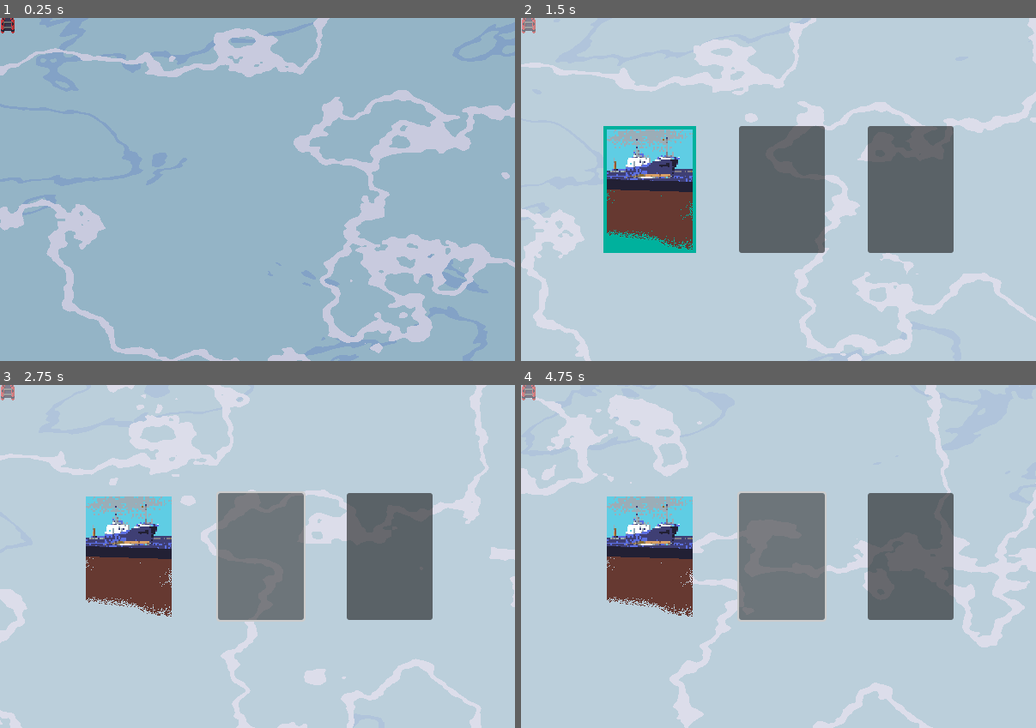
Above: before the commit, frames 1-4 (two rows, left to right).
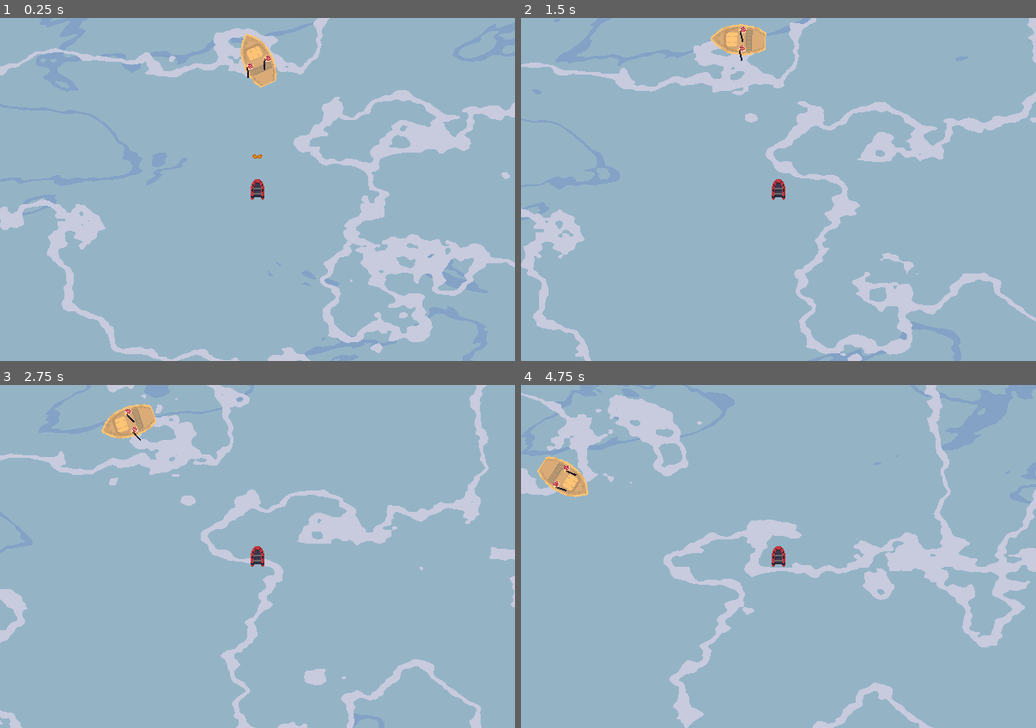
Above: after the commit, the same moments.

Repository: andr462c/Pirates
Game: Godot game, scene res://objects/scenes/main.tscn
Two runs of this game, one before a commit and one after it. Both use one fixed random seed, a clock stepped at 60 frames per second and the inputs below. Before the commit the project starts from res://asger_test_scene.tscn. The engine's default icon, where the game draws it, is replaced by a stand-in: a white triangle on a blue panel in a dark square.
Inputs (mouse positions are in pixels of both pictures, inside the frame that each line leads up to):
- Up to frame 1 (0.25 s): no input
- Up to frame 2 (1.5 s): tap Enter (ui_accept) at 0.5, 0.6 s; tap Space (key_jump) at 0.77 s; click (649, 189) at 1.27 s
- Up to frame 3 (2.75 s): click (262, 556) at 2.02 s
- Up to frame 4 (4.75 s): click (912, 556) at 2.77 s; click (649, 556) at 3.52 s; click (783, 556) at 4.27 s

The runs differ from the first frame. In frame 1, 1.0% of the frame differs, in the area x 0-54%, y 0-53%; in frame 2, 92%; in frame 3, 93%, in the area x 0-100%, y 0-100%; in frame 4, 92%.

Commit message:
Water selection stuff

Diff:
--- /dev/null
+++ b/frank_test_scene.tscn
@@ -0,0 +1,19 @@
+[gd_scene load_steps=4 format=3 uid="uid://grdohwr1k3aw"]
+
+[ext_resource type="PackedScene" uid="uid://b7y3wycwnie7d" path="res://objects/playerboat.tscn" id="1_bi0e7"]
+[ext_resource type="PackedScene" uid="uid://c2ci8t6m6d6ne" path="res://objects/enemies/fishing_boat.tscn" id="2_03v2g"]
+[ext_resource type="PackedScene" uid="uid://c80ewlusa1n44" path="res://objects/background.tscn" id="3_x6und"]
+
+[node name="FrankTestScene" type="Node2D"]
+position = Vector2(1, 1)
+
+[node name="Enemy" parent="." instance=ExtResource("2_03v2g")]
+
+[node name="Players" type="Node2D" parent="."]
+
+[node name="Playerboat" parent="Players" instance=ExtResource("1_bi0e7")]
+position = Vector2(84, 178)
+
+[node name="Background" parent="." instance=ExtResource("3_x6und")]
+z_index = -10
+z_as_relative = false
--- a/objects/bullets/normal_bullet.gd
+++ b/objects/bullets/normal_bullet.gd
@@ -26,6 +26,7 @@
 
 
 func _on_body_entered(body):
+	print("Hit something ", body)
 	if body.has_method("take_damage"):
 		body.take_damage(damage)
 	queue_free()
--- a/objects/enemies/fishing_boat.gd
+++ b/objects/enemies/fishing_boat.gd
@@ -1,8 +1,7 @@
 extends Node2D
 
-@onready var enemy_movement = $RigidBody2D/EnemyMovement
-@onready var rigid_body = $RigidBody2D
-@export var health = 100
+@onready var enemy_movement = $EnemyMovement
+@export var health = 1
 
 # Called when the node enters the scene tree for the first time.
 func _ready() -> void:
@@ -12,10 +11,11 @@
 
 # Called every frame. 'delta' is the elapsed time since the previous frame.
 func _physics_process(delta: float) -> void:
-	enemy_movement.apply_movement(delta, rigid_body)
+	enemy_movement.apply_movement(delta, self)
 
 
 func take_damage(damage: float):
+	print("Enemy taking damage")
 	health -= damage
 	if health <= 0:
 		queue_free()
--- a/objects/enemies/fishing_boat.tscn
+++ b/objects/enemies/fishing_boat.tscn
@@ -8,26 +8,24 @@
 [sub_resource type="RectangleShape2D" id="RectangleShape2D_q0smk"]
 size = Vector2(35.5107, 64.0082)
 
-[node name="Enemy" type="Node2D"]
-script = ExtResource("1_onowu")
-
-[node name="RigidBody2D" type="RigidBody2D" parent="."]
+[node name="FishingBoat" type="RigidBody2D"]
 skew = 0.015959
 mass = 500.0
 linear_damp = 1.0
 angular_damp = 2.0
+script = ExtResource("1_onowu")
 
-[node name="CollisionShape2D" type="CollisionShape2D" parent="RigidBody2D"]
+[node name="CollisionShape2D" type="CollisionShape2D" parent="."]
 position = Vector2(0.244633, 0)
 shape = SubResource("RectangleShape2D_q0smk")
 
-[node name="Sprite2D" type="Sprite2D" parent="RigidBody2D"]
+[node name="Sprite2D" type="Sprite2D" parent="."]
 texture = ExtResource("2_rqmib")
 
-[node name="Fisherman" parent="RigidBody2D/Sprite2D" instance=ExtResource("3_6n3r5")]
+[node name="Fisherman" parent="Sprite2D" instance=ExtResource("3_6n3r5")]
 position = Vector2(-11.2386, 4.55334)
 
-[node name="Fisherman2" parent="RigidBody2D/Sprite2D" instance=ExtResource("3_6n3r5")]
+[node name="Fisherman2" parent="Sprite2D" instance=ExtResource("3_6n3r5")]
 position = Vector2(11.111, 4.55334)
 
-[node name="EnemyMovement" parent="RigidBody2D" instance=ExtResource("4_lwue5")]
+[node name="EnemyMovement" parent="." instance=ExtResource("4_lwue5")]
--- /dev/null
+++ b/objects/scenes/card_selection_water.gd
@@ -0,0 +1,74 @@
+extends Node2D
+
+var item_index = -1
+var items = []
+
+@onready
+var power_up_sound = $PowerUpSound
+@onready
+var switch_sound = $UiSwitchSound
+@onready
+var outline = $Card1/Outline
+
+# Called when the node enters the scene tree for the first time.
+func _ready() -> void:
+	visible = false
+
+
+func show_cards():
+	visible = true
+	$Card1/Area2D.monitoring = true
+	$Card2/Area2D.monitoring = true
+	$Card3/Area2D.monitoring = true
+
+# Called every frame. 'delta' is the elapsed time since the previous frame.
+func _process(delta: float) -> void:
+	if Input.is_action_just_pressed("ui_accept"):
+		confirm_selection()
+
+
+func _card1_entered(body: Node2D) -> void:
+	if item_index != 0:
+		switch_sound.play()
+	item_index = 0
+	$Card1/Outline.visible = true
+	$Card2/Outline.visible = false
+	$Card3/Outline.visible = false
+
+
+func _card2_entered(body: Node2D) -> void:
+	if item_index != 1:
+		switch_sound.play()
+	item_index = 1
+	$Card1/Outline.visible = false
+	$Card2/Outline.visible = true
+	$Card3/Outline.visible = false
+
+
+func _card3_entered(body: Node2D) -> void:
+	if item_index != 2:
+		switch_sound.play()
+	item_index = 2
+	$Card1/Outline.visible = false
+	$Card2/Outline.visible = false
+	$Card3/Outline.visible = true
+
+
+func _card_left(bodt: Node2D) -> void:
+	pass
+
+
+func confirm_selection():
+	if item_index == -1:
+		return
+
+	print("Selected: ", item_index)
+	power_up_sound.play()
+	visible = false
+	$Card1/Area2D.monitoring = false
+	$Card2/Area2D.monitoring = false
+	$Card3/Area2D.monitoring = false
+
+	var controller = get_node("../Controller")
+	controller.level += 1
+	controller.construct_enemies()
--- /dev/null
+++ b/objects/scenes/card_selection_water.tscn
@@ -0,0 +1,78 @@
+[gd_scene load_steps=7 format=3 uid="uid://dgbv0cnuwksl"]
+
+[ext_resource type="Script" path="res://objects/scenes/card_selection_water.gd" id="1_akldy"]
+[ext_resource type="Texture2D" uid="uid://dl5v5ndehpi6l" path="res://assets/cards/CardTestShip.png" id="1_qwli6"]
+[ext_resource type="Texture2D" uid="uid://cmamwrahhoykx" path="res://icon.svg" id="3_lmgsb"]
+[ext_resource type="PackedScene" uid="uid://b8jys3ki7r73p" path="res://objects/sounds/ui_switch_sound.tscn" id="4_fqubh"]
+[ext_resource type="PackedScene" uid="uid://dv4ex63y5roms" path="res://objects/sounds/power_up.tscn" id="5_rhv75"]
+
+[sub_resource type="RectangleShape2D" id="RectangleShape2D_8sq51"]
+size = Vector2(100, 140)
+
+[node name="CardSelectionWater" type="Node2D"]
+visible = false
+script = ExtResource("1_akldy")
+
+[node name="Card1" type="Node2D" parent="."]
+
+[node name="Sprite2D" type="Sprite2D" parent="Card1"]
+texture = ExtResource("1_qwli6")
+
+[node name="Area2D" type="Area2D" parent="Card1"]
+monitoring = false
+
+[node name="CollisionShape2D" type="CollisionShape2D" parent="Card1/Area2D"]
+shape = SubResource("RectangleShape2D_8sq51")
+
+[node name="Outline" type="Sprite2D" parent="Card1"]
+visible = false
+z_index = -1
+z_as_relative = false
+texture = ExtResource("3_lmgsb")
+
+[node name="Card2" type="Node2D" parent="."]
+position = Vector2(160, 0)
+
+[node name="Sprite2D" type="Sprite2D" parent="Card2"]
+texture = ExtResource("1_qwli6")
+
+[node name="Area2D" type="Area2D" parent="Card2"]
+monitoring = false
+
+[node name="CollisionShape2D" type="CollisionShape2D" parent="Card2/Area2D"]
+shape = SubResource("RectangleShape2D_8sq51")
+
+[node name="Outline" type="Sprite2D" parent="Card2"]
+visible = false
+z_index = -1
+z_as_relative = false
+texture = ExtResource("3_lmgsb")
+
+[node name="Card3" type="Node2D" parent="."]
+position = Vector2(320, 0)
+
+[node name="Sprite2D" type="Sprite2D" parent="Card3"]
+texture = ExtResource("1_qwli6")
+
+[node name="Area2D" type="Area2D" parent="Card3"]
+monitoring = false
+
+[node name="CollisionShape2D" type="CollisionShape2D" parent="Card3/Area2D"]
+shape = SubResource("RectangleShape2D_8sq51")
+
+[node name="Outline" type="Sprite2D" parent="Card3"]
+visible = false
+z_index = -1
+z_as_relative = false
+texture = ExtResource("3_lmgsb")
+
+[node name="UiSwitchSound" parent="." instance=ExtResource("4_fqubh")]
+
+[node name="PowerUpSound" parent="." instance=ExtResource("5_rhv75")]
+
+[connection signal="body_entered" from="Card1/Area2D" to="." method="_card1_entered"]
+[connection signal="body_exited" from="Card1/Area2D" to="." method="_card_left"]
+[connection signal="body_entered" from="Card2/Area2D" to="." method="_card2_entered"]
+[connection signal="body_exited" from="Card2/Area2D" to="." method="_card_left"]
+[connection signal="body_entered" from="Card3/Area2D" to="." method="_card3_entered"]
+[connection signal="body_exited" from="Card3/Area2D" to="." method="_card_left"]
--- a/objects/scenes/controller.gd
+++ b/objects/scenes/controller.gd
@@ -1,9 +1,13 @@
 extends Node2D
 
+@onready var card_selection = get_node("../CardSelectionWater")
 @export var level = 0
 @export var level_enemies = [
 	[preload("res://objects/enemies/fishing_boat.tscn")],
+	[preload("res://objects/enemies/fishing_boat.tscn"), preload("res://objects/enemies/fishing_boat.tscn")],
 ]
+
+var won = false
 
 # Called when the node enters the scene tree for the first time.
 func _ready() -> void:
@@ -27,6 +31,7 @@
 func construct_enemies():
 	var enemies = level_enemies[level]
 	var enemy_node = $Enemies
+	var offset = Vector2(0, 0)
 	for enemy in enemies:
 		var instance: Node2D = enemy.instantiate()
 		instance.global_position = Vector2(300, 50)
@@ -34,4 +39,7 @@
 
 # Called every frame. 'delta' is the elapsed time since the previous frame.
 func _process(delta: float) -> void:
-	pass
+	var enemies_node = $Enemies
+	if !won && enemies_node.get_child_count() == 0:
+		won = true
+		card_selection.show_cards()
--- a/objects/scenes/main.tscn
+++ b/objects/scenes/main.tscn
@@ -1,15 +1,18 @@
-[gd_scene load_steps=4 format=3 uid="uid://b28hcm85svb7t"]
+[gd_scene load_steps=5 format=3 uid="uid://b28hcm85svb7t"]
 
 [ext_resource type="PackedScene" uid="uid://c80ewlusa1n44" path="res://objects/background.tscn" id="1_xbi6t"]
-[ext_resource type="PackedScene" uid="uid://uwpeen6i7ycy" path="res://objects/env_controler.tscn" id="2_v1eht"]
+[ext_resource type="PackedScene" path="res://objects/env_controler.tscn" id="2_v1eht"]
 [ext_resource type="Script" path="res://objects/scenes/controller.gd" id="3_ypdg7"]
+[ext_resource type="PackedScene" uid="uid://dgbv0cnuwksl" path="res://objects/scenes/card_selection_water.tscn" id="4_r371k"]
 
 [node name="Main" type="Node2D"]
 
 [node name="Background" parent="." instance=ExtResource("1_xbi6t")]
-position = Vector2(2, 0)
 
 [node name="EnvControler" parent="." instance=ExtResource("2_v1eht")]
 
 [node name="Controller" type="Node2D" parent="."]
 script = ExtResource("3_ypdg7")
+
+[node name="CardSelectionWater" parent="." instance=ExtResource("4_r371k")]
+position = Vector2(150, 201)
--- a/project.godot
+++ b/project.godot
@@ -11,7 +11,7 @@
 [application]
 
 config/name="pirater"
-run/main_scene="res://asger_test_scene.tscn"
+run/main_scene="res://objects/scenes/main.tscn"
 config/features=PackedStringArray("4.3", "Forward Plus")
 config/icon="res://icon.svg"
 
